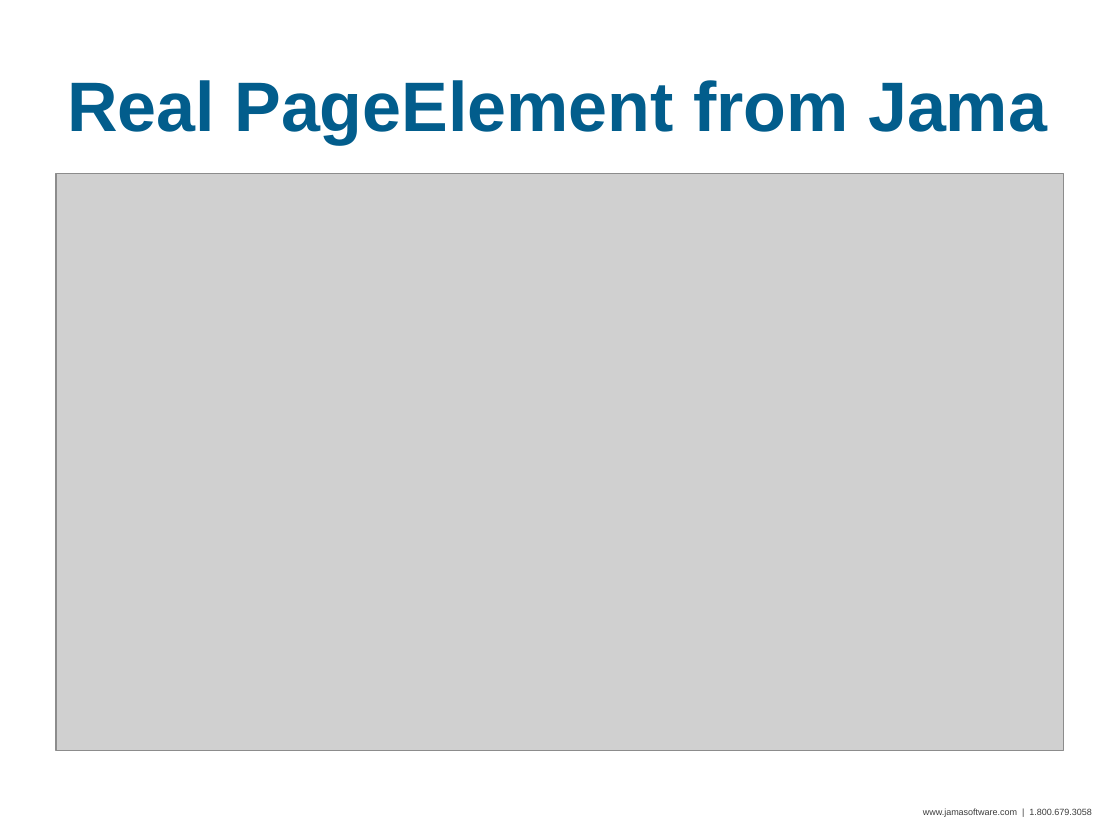
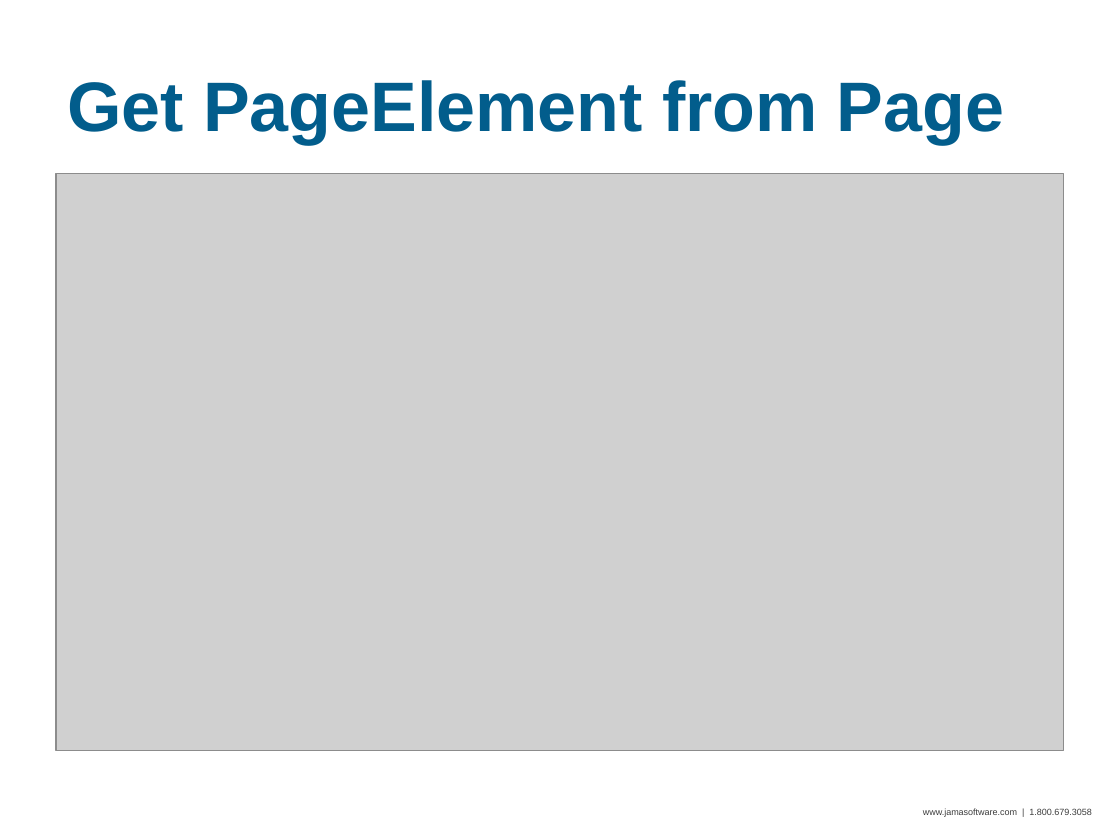
Before and after one commit to seanadkinson/webdriver-examples, a slide deck: slide 27 of slides.pptx (slide 26 before the commit). Drawn at 1120x840 pixels with LibreOffice and Linux fonts; fonts in the diff are those of the drawing; grey boxes stand for pictures; background and template pictures are left out. Boxes give left, top, right and bottom in pixels: in the first picture for what was removed or moved away, otherwise in the second. Text is boxed around its words. In the diff, an @@ line names an element or a change of style, - is before the commit and + after.

```diff
--- a/slides.pptx
+++ b/slides.pptx
@@ title at (x1=67, y1=80, x2=1004, y2=144): text changed @@
-Real PageElement from Jama
+Get PageElement from Page
```
Also in this commit, not shown: 3 other slides changed, 3 slides added, 23 other files.
